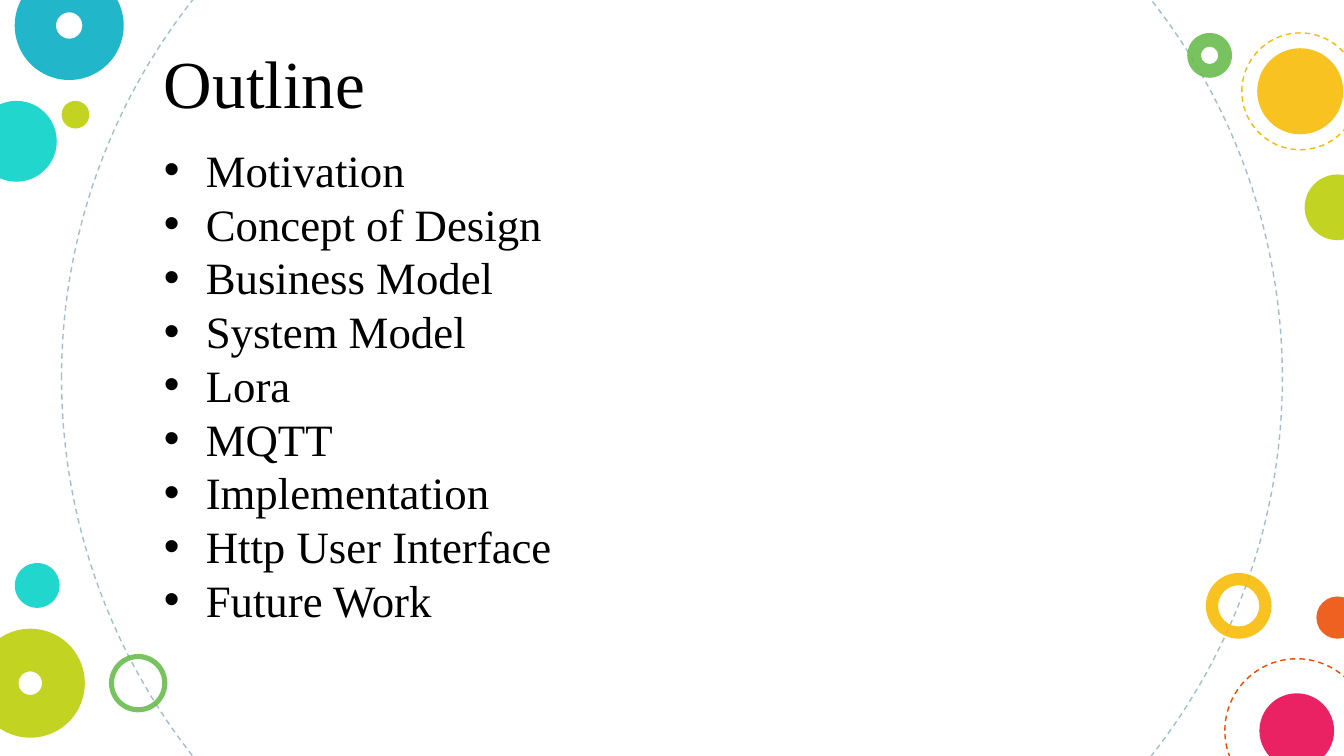
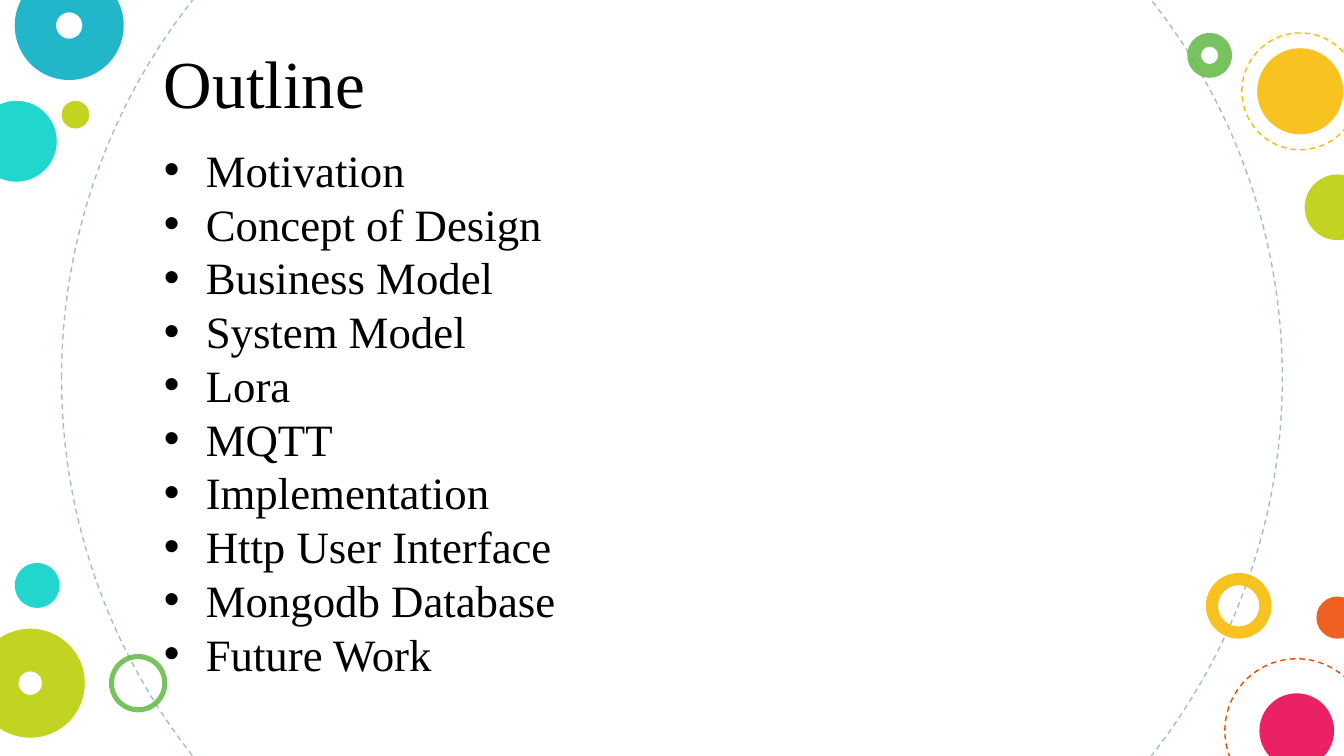
Before and after one commit to frank555076/CSXFinalPpt, a slide deck: slide 2 of lora mongodb final presentation.pptx. Drawn at 1344x756 pixels with LibreOffice and Linux fonts; fonts in the diff are those of the drawing. Boxes give left, top, right and bottom in pixels: in the first picture for what was removed or moved away, otherwise in the second. Text is boxed around its words. In the diff, an @@ line names an element or a change of style, - is before the commit and + after.

Commit message:
V3

```diff
--- a/lora mongodb final presentation.pptx
+++ b/lora mongodb final presentation.pptx
@@ text at (x1=206, y1=586, x2=555, y2=626): paragraph added @@
+      • Mongodb Database
```
Also in this commit, not shown: 1 other slide changed, 1 slide added.
